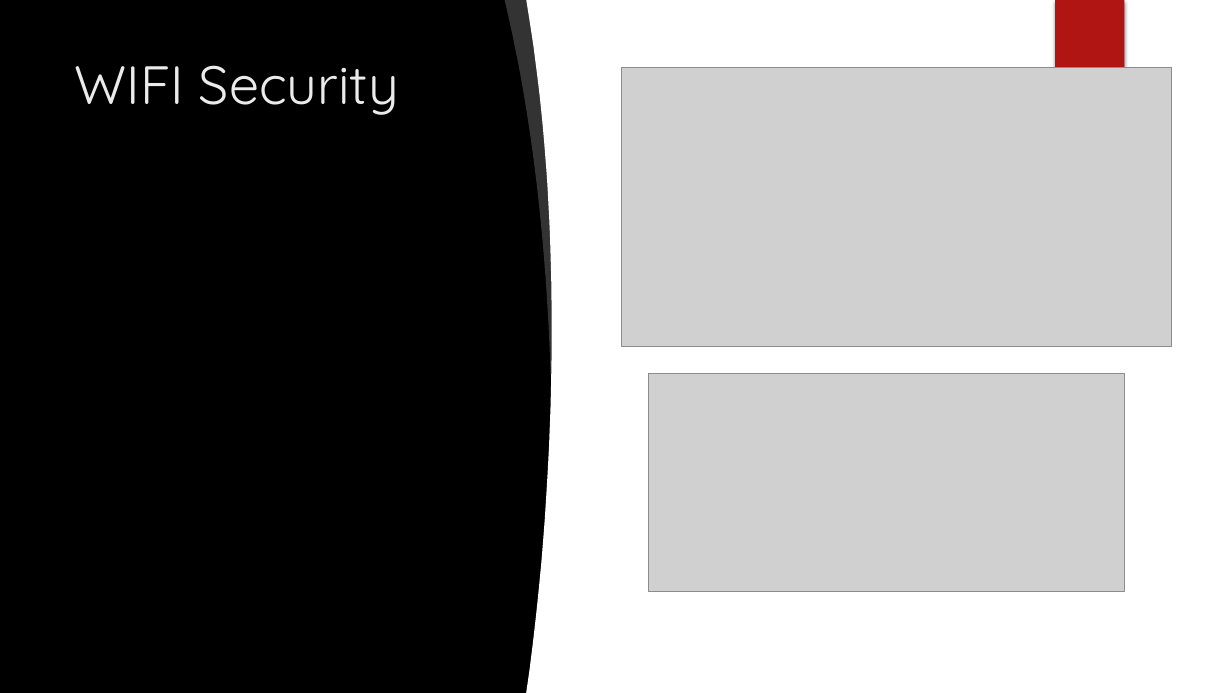
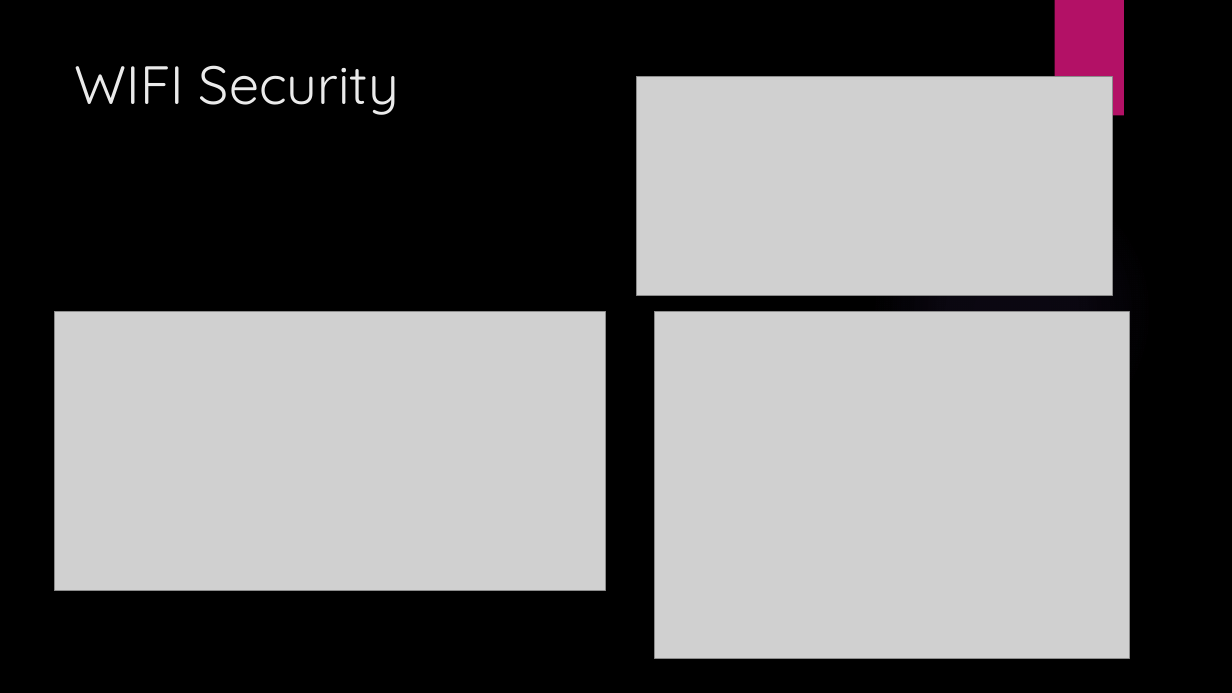
Before and after one commit to LajkaK2006/BorsodNet, a slide deck: slide 13 of Tacos KFT.pptx. Drawn at 1232x693 pixels with LibreOffice and Linux fonts; fonts in the diff are those of the drawing; grey boxes stand for pictures; background and template pictures are left out. Boxes give left, top, right and bottom in pixels: in the first picture for what was removed or moved away, otherwise in the second. Text is boxed around its words. In the diff, an @@ line names an element or a change of style, - is before the commit and + after.

```diff
--- a/Tacos KFT.pptx
+++ b/Tacos KFT.pptx
@@ freeform shape removed at [505,0,561,375] @@
@@ freeform shape removed at [526,0,1232,693] @@
@@ rectangle at [1055,0,1124,116]: fill #B01513 to #B31166 @@
@@ rectangle removed at [1055,0,1125,116] @@
@@ picture: place and size @@
-picture at [649,373,1125,592]
+picture at [636,77,1112,295]
@@ ellipse at [870,169,1154,454]: fill gradient #50B9C1 to gradient #9B6BF2 @@
@@ picture: place and size @@
-picture at [621,67,1172,347]
+picture at [55,311,605,591]
@@ picture added at [655,312,1130,659] @@
```
Also in this commit, not shown: 16 other slides changed, 3 slides added, 1 slide removed.
